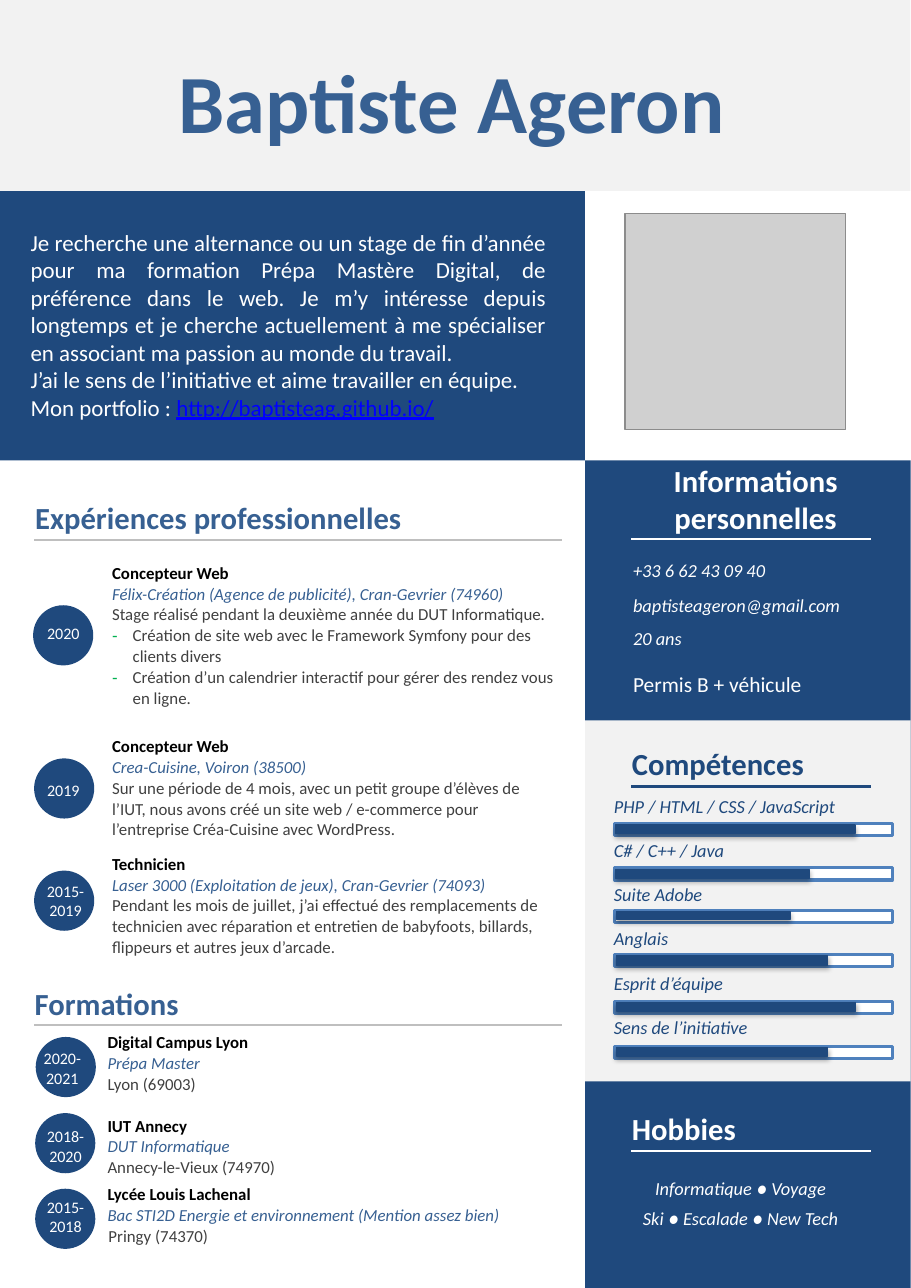
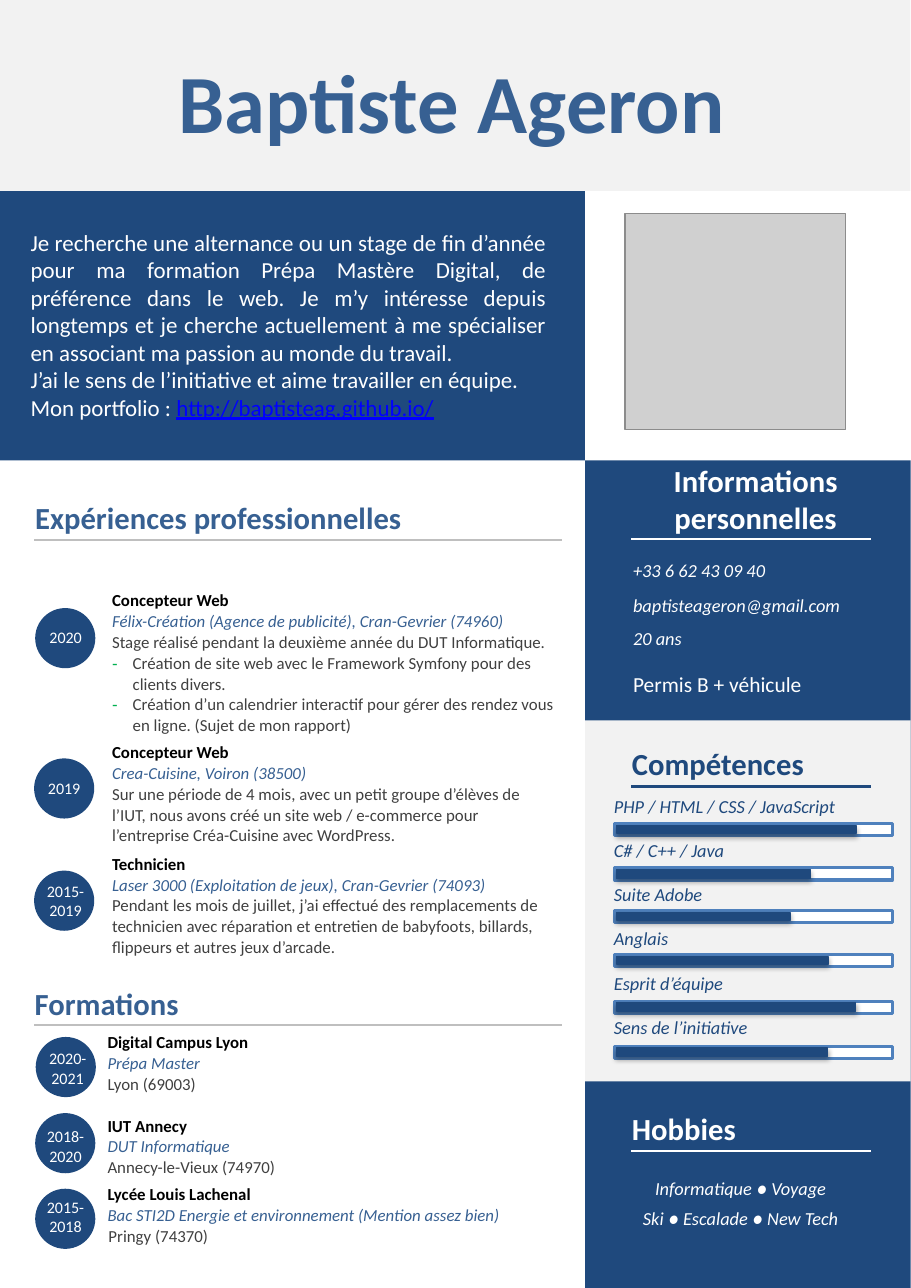
Before and after one commit to garcia-alexandre-pro/BaptisteAg.github.io, a slide deck: slide 1 of cv.pptx. Drawn at 911x1288 pixels with LibreOffice and Linux fonts; fonts in the diff are those of the drawing; grey boxes stand for pictures. Boxes give left, top, right and bottom in pixels: in the first picture for what was removed or moved away, otherwise in the second. Text is boxed around its words. In the diff, an @@ line names an element or a change of style, - is before the commit and + after.

```diff
--- a/cv.pptx
+++ b/cv.pptx
@@ table at [101, 585, 567, 960] @@
-row 1, column 1: Concepteur Web / Félix-Création (Agence de publicité), Cran-Gevrier (74960) / Stage réalisé pendant la deuxième année du DUT Informatique. / Création de site web avec le Framework Symfony pour des clients divers / Création d’un calendrier interactif pour gérer des rendez vous en ligne.
+row 1, column 1: Concepteur Web / Félix-Création (Agence de publicité), Cran-Gevrier (74960) / Stage réalisé pendant la deuxième année du DUT Informatique. / Création de site web avec le Framework Symfony pour des clients divers. / Création d’un calendrier interactif pour gérer des rendez vous en ligne. (Sujet de mon rapport)
@@ table: place and size @@
-table at [101, 557, 567, 966]
+table at [101, 585, 567, 960]
@@ text "2020": place and size @@
-text "2020" at [47, 628, 79, 639]
+text "2020" at [49, 632, 81, 643]
@@ ellipse: place and size @@
-ellipse at [33, 605, 94, 665]
+ellipse at [35, 608, 96, 669]
@@ text "2020-2021": place and size @@
-text "2020-2021" at [44, 1053, 81, 1084]
+text "2020-2021" at [49, 1053, 86, 1084]
```
Also in this commit, not shown: 1 other file.
